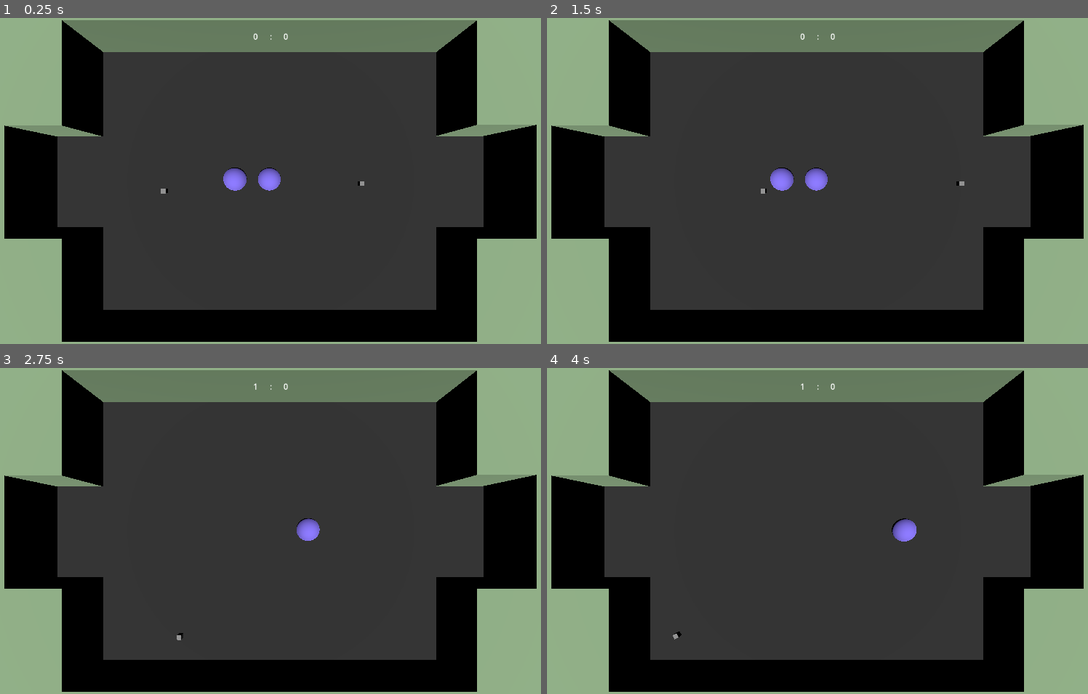
Above: before the commit, frames 1-4 (two rows, left to right).
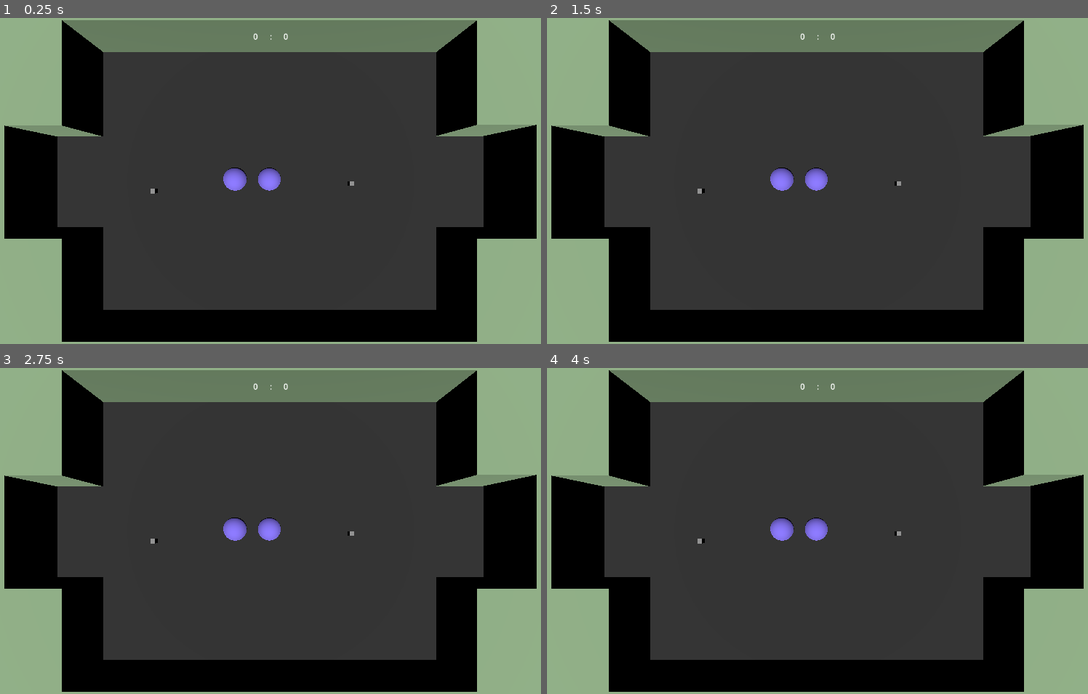
Above: after the commit, the same moments.

Repository: TheCubeOfFire/ggj2025-dumbbubbledoor
Game: Godot game, scene res://bubbles/BubbleGym.tscn
The game is run twice, just before and just after one commit, with the same random seed, the same clock (stepped at 60 frames per second) and the same inputs. This scene is started directly instead of the project's main scene.
Inputs:
- Up to frame 1 (0.25 s): no input
- Up to frame 2 (1.5 s): tap Enter at 0.5 s
- Up to frame 3 (2.75 s): no input
- Up to frame 4 (4 s): no input

The runs differ from the first frame. In frame 1, less than 0.1% of the frame differs, in the area x 27-68%, y 50-54%; in frame 2, less than 0.1%; in frame 3, 0.8%; in frame 4, 0.8%, in the area x 23-69%, y 4-84%.

Commit message:
made bubbles and arrows herit from a same class

Diff:
--- a/arrows/Arrow.tscn
+++ b/arrows/Arrow.tscn
@@ -14,9 +14,7 @@
 physics_material_override = ExtResource("1_ybeqq")
 continuous_cd = true
 script = ExtResource("1_3akqt")
-initial_force = 10.0
 max_speed = 50.0
-initial_direction = Vector3(0, 0, -1)
 bubble_force_multiplier = 5.0
 
 [node name="MeshInstance3D" type="MeshInstance3D" parent="."]
--- a/arrows/arrow.gd
+++ b/arrows/arrow.gd
@@ -1,22 +1,12 @@
 class_name Arrow
 
-extends RigidBody3D
-
-## magnitude of the launch force
-@export var initial_force: float
+extends GeneralRigidbody
 
 ## max speed for the arrows
 @export var max_speed: float
 
-## launch direction of the arrow
-@export var initial_direction: Vector3
-
 ## multiplier to the bubble explosion force when this is in the radius of an explosion without having caused it
 @export var bubble_force_multiplier: float
-
-# Called when the node enters the scene tree for the first time.
-func _ready() -> void:
-    apply_central_impulse(initial_force * initial_direction.normalized())
 
 func bounce_on_bubble(force: Vector3):
     var speed = linear_velocity.length()
@@ -31,8 +21,3 @@
 func _integrate_forces(state: PhysicsDirectBodyState3D) -> void:
     var norm = min(max_speed, state.linear_velocity.length())
     state.linear_velocity = state.linear_velocity.normalized() * norm
-
-
-func _physics_process(delta: float) -> void:
-    if(global_position.y < -400 || abs(global_position.x) >300 || abs(global_position.y) >300):
-        queue_free()
--- a/bubbles/bubble.gd
+++ b/bubbles/bubble.gd
@@ -1,12 +1,6 @@
 class_name Bubble
 
-extends RigidBody3D
-
-## magnitude of the launch force
-@export var initial_force: float
-
-## launch direction of the arrow
-@export var initial_direction: Vector3
+extends GeneralRigidbody
 
 ## multiplier when an explosion from an other bubble pushes this bubble
 @export var bubble_push_force_multiplier: float
@@ -20,10 +14,6 @@
 var _arrow_touched: Node3D
 
 var _exploded: bool = false
-
-# Called when the node enters the scene tree for the first time.
-func _ready() -> void:
-    apply_central_impulse(initial_force * initial_direction.normalized())
 
 func _on_body_entered(body: Node) -> void:
     if is_instance_of(body, Arrow) && !_exploded:
@@ -61,8 +51,3 @@
 func _disappear():
     _explosion_area_collision.set_deferred("disabled",true)
     queue_free()
-
-
-func _physics_process(delta: float) -> void:
-    if(global_position.y < -400 || abs(global_position.x) >300 || abs(global_position.y) >300):
-        queue_free()
--- /dev/null
+++ b/general_scripts/general_rigidbody.gd
@@ -0,0 +1,25 @@
+class_name GeneralRigidbody
+
+extends RigidBody3D
+
+## x kill plane
+@export var max_x: float = 300
+
+## z kill plane
+@export var max_z: float = 300
+
+## magnitude of the launch force
+@export var initial_force: float
+
+## launch direction of the arrow
+@export var initial_direction: Vector3
+
+
+# Called when the node enters the scene tree for the first time.
+func _ready() -> void:
+    apply_central_impulse(initial_force * initial_direction.normalized())
+
+
+func _physics_process(delta: float) -> void:
+    if(abs(global_position.x) > max_x || abs(global_position.z) > max_z):
+        queue_free()
--- a/player/player.gd
+++ b/player/player.gd
@@ -69,9 +69,8 @@
 
 func _shoot_projectile(projectile_scene: PackedScene, initial_impulse: float, projectile_container: Node3D) -> void:
     var new_projectile := projectile_scene.instantiate()
-    if "initial_force" in new_projectile:
+    if is_instance_of(new_projectile, GeneralRigidbody):
         new_projectile.initial_force = initial_impulse
-    if "initial_direction" in new_projectile:
         new_projectile.initial_direction = _direction_pivot.global_transform.basis.x
     projectile_container.add_child(new_projectile)
     new_projectile.global_position = _direction_pivot.global_position
